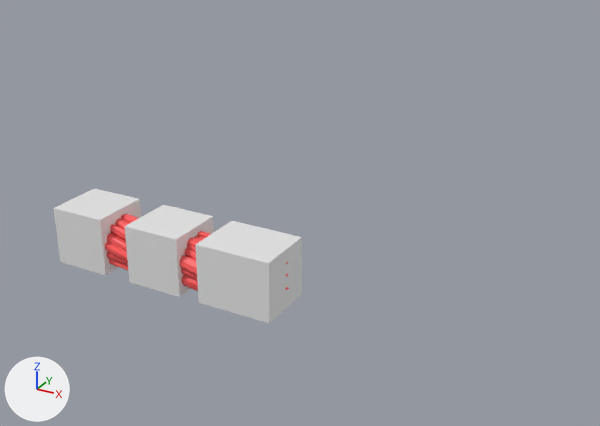
Before and after pictures for a commit that changed the glTF model public/models/muschi.glb.
One viewpoint serves both versions: a 50 mm camera at (15.34, -19.24, 11.91) aimed at (4.44, 0.57, 2.0). Arrows for +X, +Y and +Z are at lower left; the lights stay in place. Where no turn or scale is listed for an object, it has been applied to the vertices.

Objects in the first picture: 'Cardiac Muscles', 'Skeletal Muscle', 'Smooth Muscles', 'musclefibermodel'.
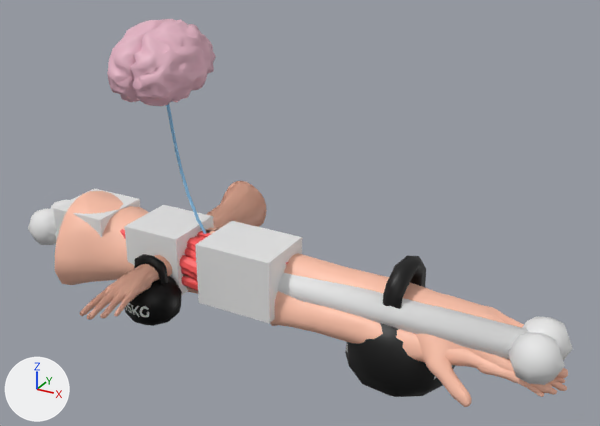
Location of each change, [x1, y1, x2, y2] in pixels of the pictures (600 x 426 px):
'forcearmmodel', added (beige): after [55, 191, 568, 407]
'BoneForMuscle', added: after [28, 200, 573, 385]
'Brain', added: after [107, 19, 216, 106]
    faces in mat_brain (pink #e7b6c7): [107, 19, 216, 106]
'forcedumbell', added (black): after [345, 256, 455, 397]
'nervearmmodel', added (beige): after [270, 291, 567, 397]
'excentricarmmodel', added (beige): after [80, 181, 267, 320]
'excentricdumbell', added (black): after [125, 254, 182, 326]
'Nerve', added (blue): after [166, 104, 207, 234]
'Skeletal Muscle', unchanged, covered by the edit: before [53, 188, 141, 275]; after [53, 188, 140, 237]

The change, as a list of edits to the scene's bpy script:
```text
Add ob_forcedumbell:
    ob_forcedumbell = bpy.data.objects.new('forcedumbell', me_dumbellmodel_003)  # 106 vertices, 208 faces; spans x -1.65..1.67, y -1.69..1.68, z -1.12..2.81; in mat_dumbell_004 (picture img_gantera_png)
    ob_forcedumbell.location = (7.83, 0.66, -1.56)
Add ob_forcearmmodel:
    ob_forcearmmodel = bpy.data.objects.new('forcearmmodel', me_mesh_004)  # 4199 vertices, 8220 faces; spans x -8.4..7.7, y -1.9..1.6, z -1.8..1.5; in mat_skin_001 (beige #ffc3aa), mat_muscle_no_texture_001 (red #ff5a5a), mat_muscle_inside_001 (beige #e7d99b), mat_skin_inside (black #383838)
    ob_forcearmmodel.location = (5.01, 0.0, -0.1)
Add ob_nerve:
    ob_nerve = bpy.data.objects.new('Nerve', me_nervemodel)  # 156 vertices, 288 faces; spans x -4.7..0.05, y -0.05..0.4, z -1.03..5.2; in mat_nerve (blue #8bc2e7)
    ob_nerve.location = (0.0, 0.0, 0.0)
    ob_nerve.rotation_euler = (3.142, 0.0, 0.0)  # degrees (180, 0, 0)
    ob_nerve.scale = (-1.0, -1.0, -1.0)
Add ob_brain:
    ob_brain = bpy.data.objects.new('Brain', me_brainmodel)  # 1375 vertices, 2734 faces; spans x -1.5..1.49, y -1.39..1.92, z 4.84..7.29; in mat_brain (pink #e7b6c7), mat_brain2 (dark purple #713478)
    ob_brain.location = (0.0, 0.0, 0.0)
    ob_brain.rotation_euler = (3.142, 0.0, 0.0)  # degrees (180, 0, 0)
    ob_brain.scale = (-1.0, -1.0, -1.0)
Add ob_nervearmmodel:
    ob_nervearmmodel = bpy.data.objects.new('nervearmmodel', me_mesh_003)  # 790 vertices, 1555 faces; spans x -12.73..-3.98, y -0.74..1.16, z -1.57..0.21; in mat_material_003 (beige #ffc3aa)
    ob_nervearmmodel.location = (0.0, 0.0, 0.0)
    ob_nervearmmodel.rotation_euler = (3.142, 0.0, 0.0)  # degrees (180, 0, 0)
    ob_nervearmmodel.scale = (-1.0, -1.0, -1.0)
Add ob_excentricdumbell:
    ob_excentricdumbell = bpy.data.objects.new('excentricdumbell', me_dumbellmodel_002)  # 106 vertices, 208 faces; spans x -0.92..0.91, y -0.91..0.9, z -0.61..1.53; in mat_dumbell_002 (picture img_gantera_png)
    ob_excentricdumbell.location = (0.36, -1.53, -0.99)
Add ob_excentricarmmodel:
    ob_excentricarmmodel = bpy.data.objects.new('excentricarmmodel', me_mesh_002)  # 790 vertices, 1555 faces; spans x -1.01..0.89, y -4.16..4.59, z -0.96..0.8; in mat_material_002 (beige #ffc3aa)
    ob_excentricarmmodel.location = (0.0, 0.0, 0.0)
Add ob_boneformuscle:
    ob_boneformuscle = bpy.data.objects.new('BoneForMuscle', me_boneformusclemodel)  # 122 vertices, 224 faces; spans x -5.7..12.6, y -1.1..1.2, z -0.8..0.6; in mat_bone (white #e7e7e7)
    ob_boneformuscle.location = (0.0, 0.0, 0.0)
```
